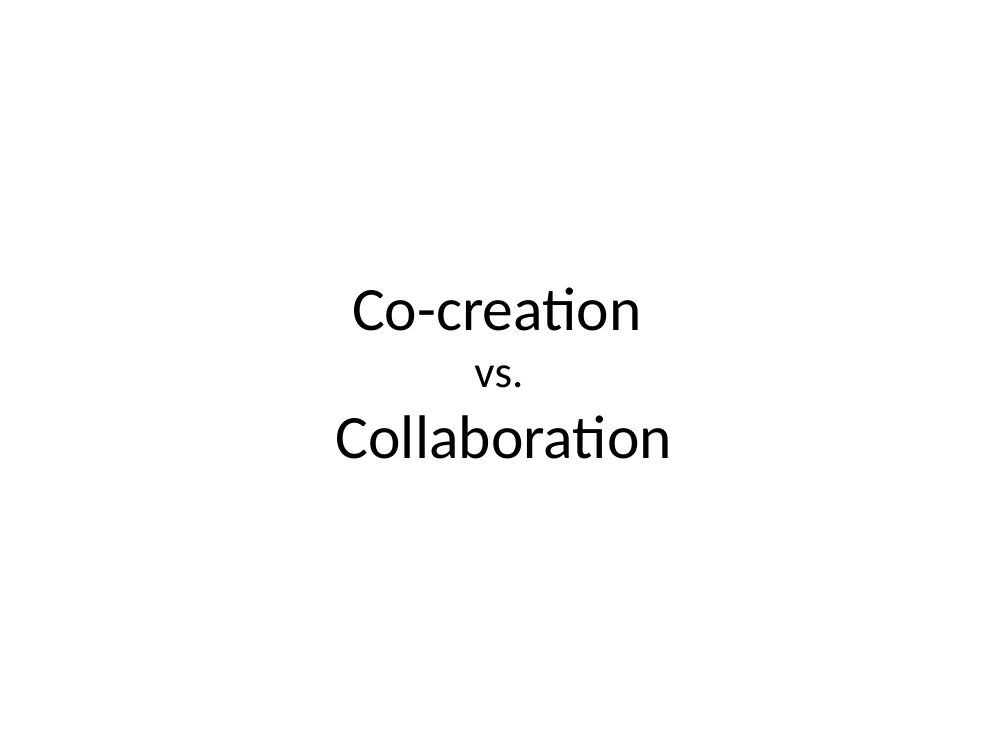
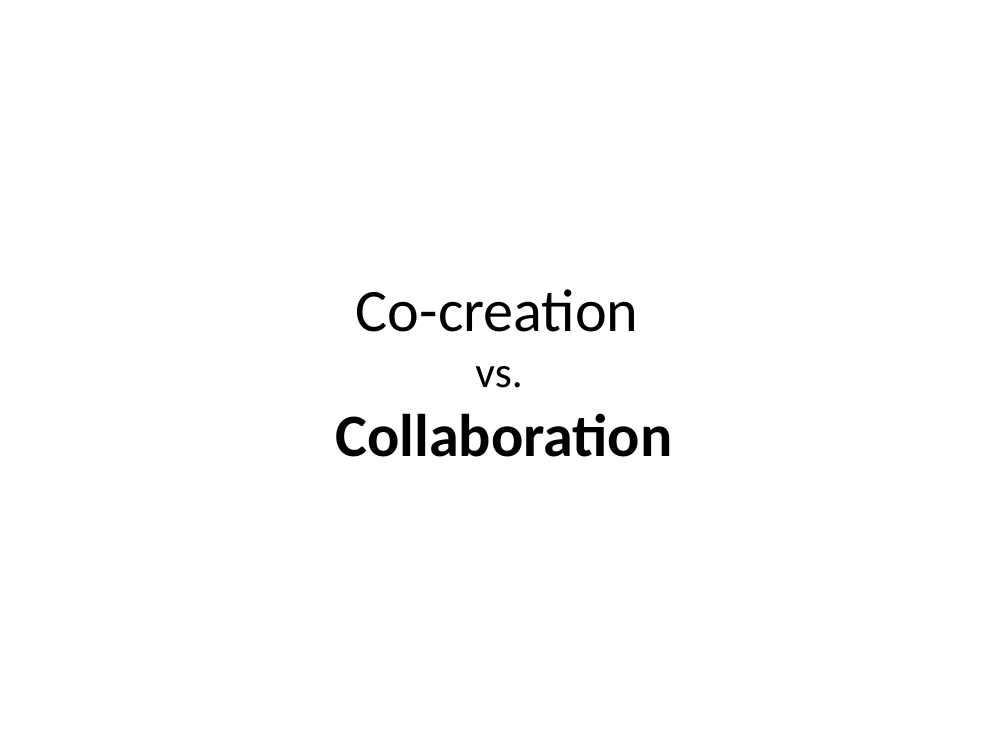
Before and after one commit to maaretp/TalesOfDeveloperTesterCollaboration, a slide deck: slide 11 of Tales from Tester Developer Collaboration.pptx. Drawn at 1008x756 pixels with LibreOffice and Linux fonts; fonts in the diff are those of the drawing. Boxes give left, top, right and bottom in pixels: in the first picture for what was removed or moved away, otherwise in the second. Text is boxed around its words. In the diff, an @@ line names an element or a change of style, - is before the commit and + after.

```diff
--- a/Tales from Tester Developer Collaboration.pptx
+++ b/Tales from Tester Developer Collaboration.pptx
@@ title "Co-creation vs. Collaboration" at (335,289,672,457): size 44 to 43 pt in "Co-creation Collaboration"; size 32 to 31 pt in "vs."; bold on in "Collaboration" @@
```
Also in this commit, not shown: 23 other slides changed, 3 slides added.
